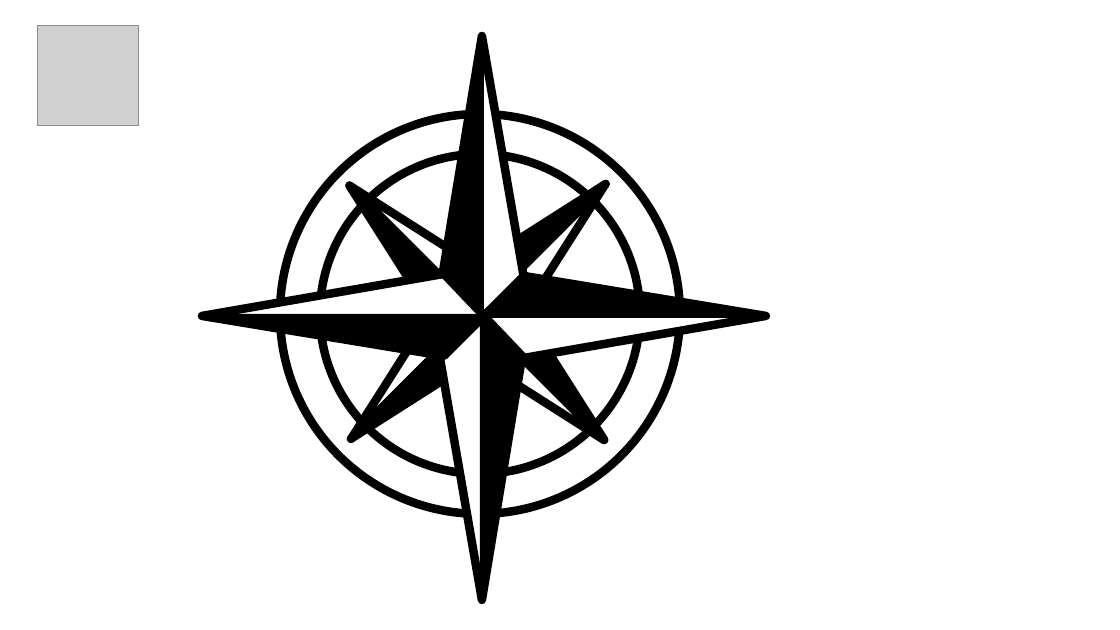
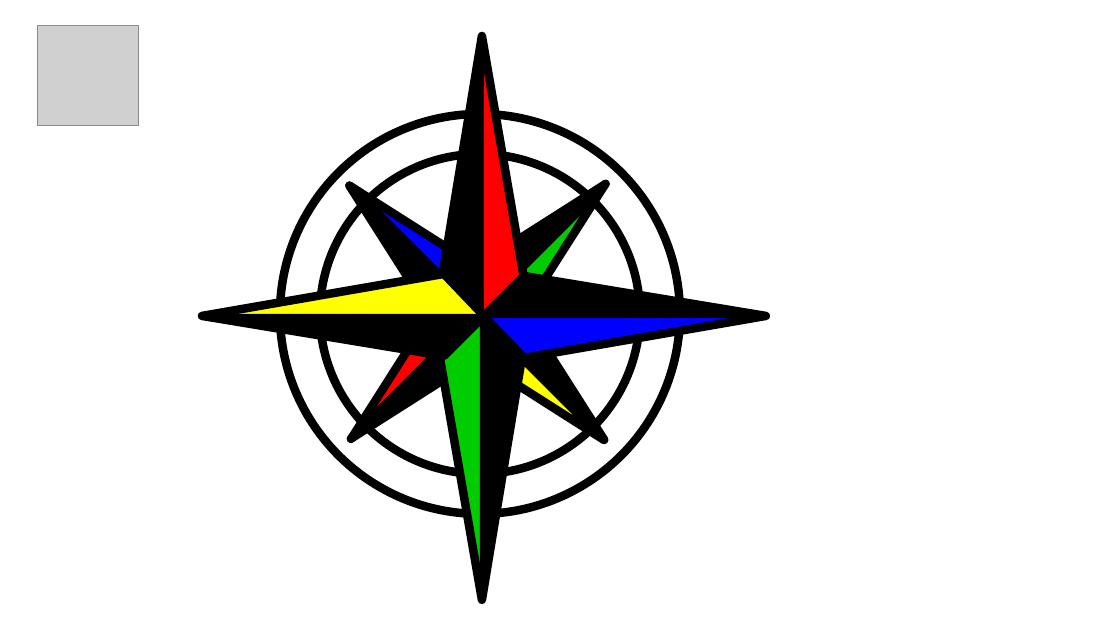
Before and after one commit to stefpo/nort, a slide deck: slide 2 of docs/Logo.odp. Drawn at 1120x630 pixels with LibreOffice and Linux fonts; fonts in the diff are those of the drawing; grey boxes stand for pictures. Boxes give left, top, right and bottom in pixels: in the first picture for what was removed or moved away, otherwise in the second. Text is boxed around its words. In the diff, an @@ line names an element or a change of style, - is before the commit and + after.

```diff
--- a/docs/Logo.odp
+++ b/docs/Logo.odp
@@ freeform shape at bbox=[442, 36, 524, 318]: fill #FFFFFF to #FF0000 @@
@@ right triangle at bbox=[350, 158, 505, 313]: fill none to #0000FF @@
@@ right triangle at bbox=[478, 184, 633, 339]: fill none to #00CC00 @@
@@ freeform shape at bbox=[202, 274, 485, 357]: fill #FFFFFF to #FFFF00 @@
@@ right triangle at bbox=[323, 284, 479, 439]: fill none to #FF0000 @@
@@ freeform shape at bbox=[484, 276, 766, 359]: fill #FFFFFF to #0000FF @@
@@ freeform shape at bbox=[440, 318, 522, 601]: fill #FFFFFF to #00CC00 @@
@@ right triangle at bbox=[448, 313, 604, 468]: fill none to #FFFF00 @@
```
Also in this commit, not shown: 1 other slide changed, 2 slides added, 17 other files.
